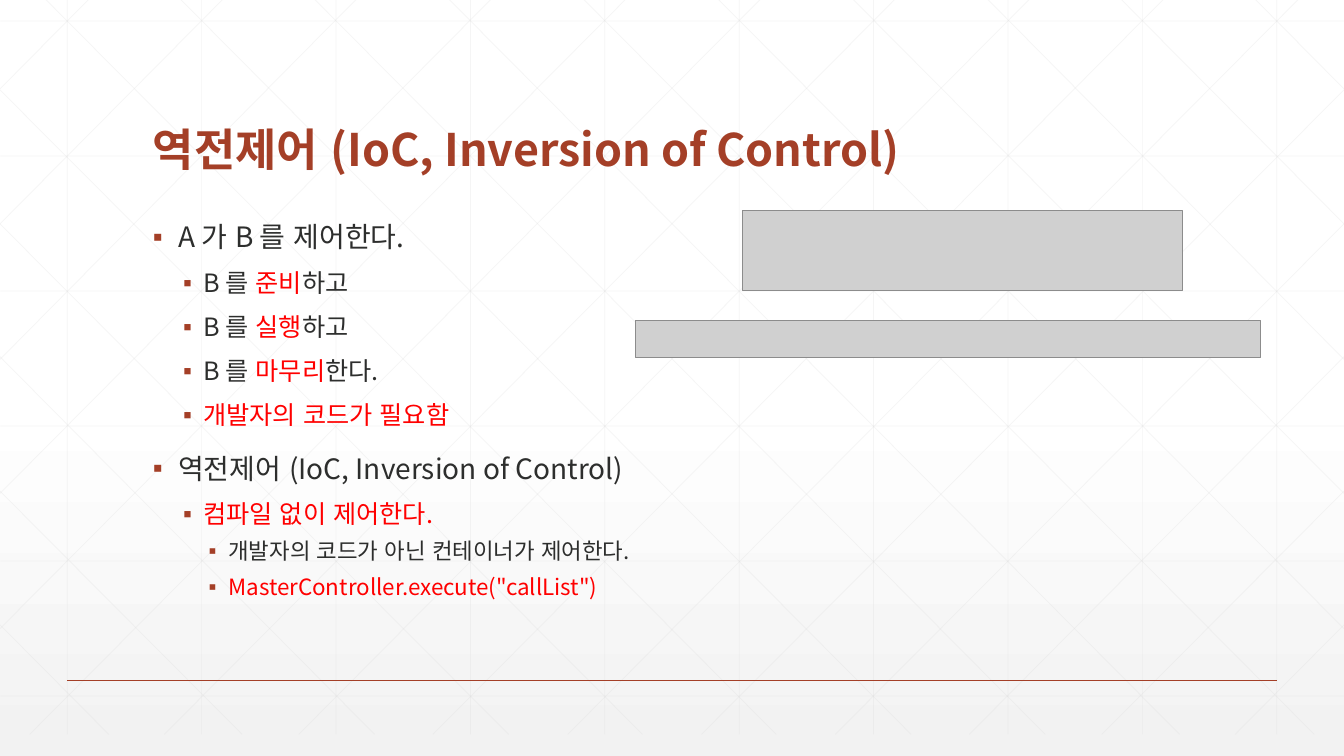
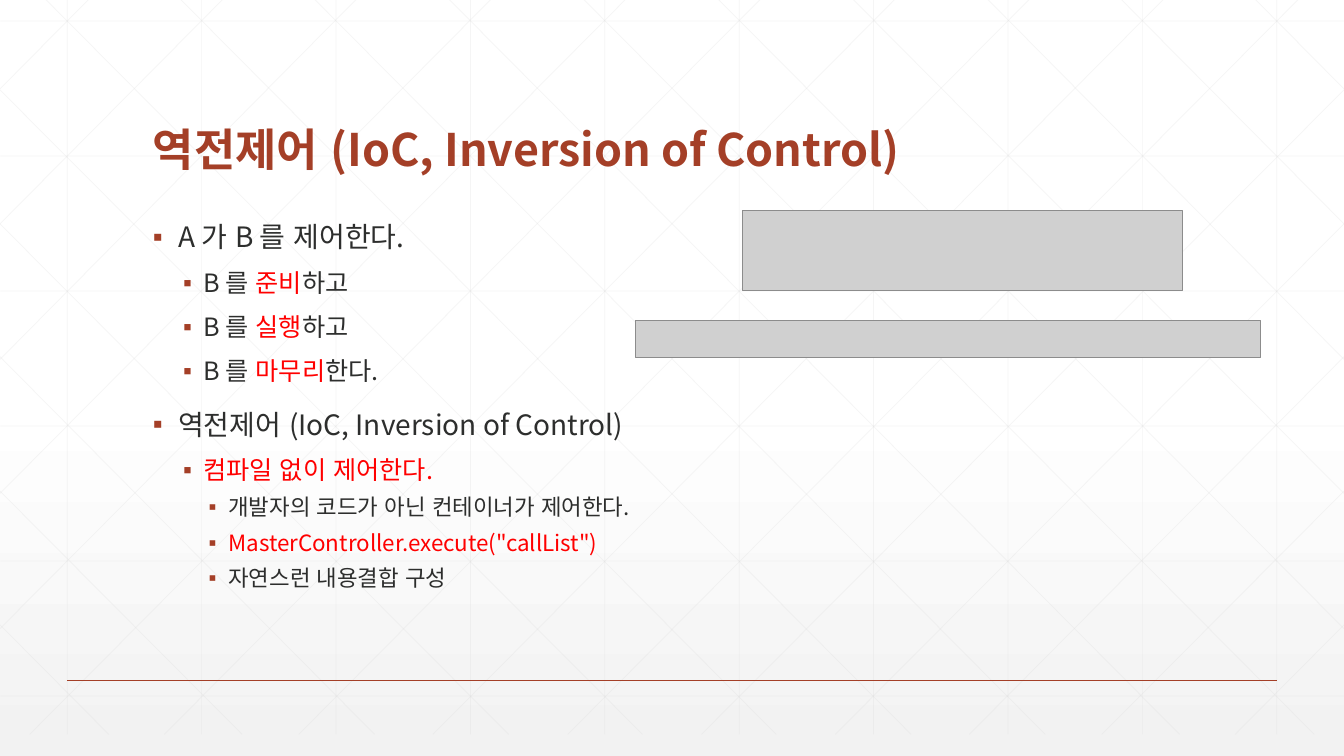
Before and after one commit to zeroshift01/code5, a slide deck: slide 7 of inflearn04/doc/4.서비스 로직을 재사용할 수 있는 IoC 와 DI 를 구현합니다.pptx. Drawn at 1344x756 pixels with LibreOffice and Linux fonts; fonts in the diff are those of the drawing; grey boxes stand for pictures. Boxes give left, top, right and bottom in pixels: in the first picture for what was removed or moved away, otherwise in the second. Text is boxed around its words. In the diff, an @@ line names an element or a change of style, - is before the commit and + after.

```diff
--- a/inflearn04/doc/4.서비스 로직을 재사용할 수 있는 IoC 와 DI 를 구현합니다.pptx
+++ b/inflearn04/doc/4.서비스 로직을 재사용할 수 있는 IoC 와 DI 를 구현합니다.pptx
@@ text at box(203, 403, 450, 426): paragraph removed @@
-  ▪ 개발자의 코드가 필요함
@@ text at box(228, 567, 446, 588): paragraph added @@
+    ▪ 자연스런 내용결합 구성
```
Also in this commit, not shown: 7 other slides changed, 12 other files.
